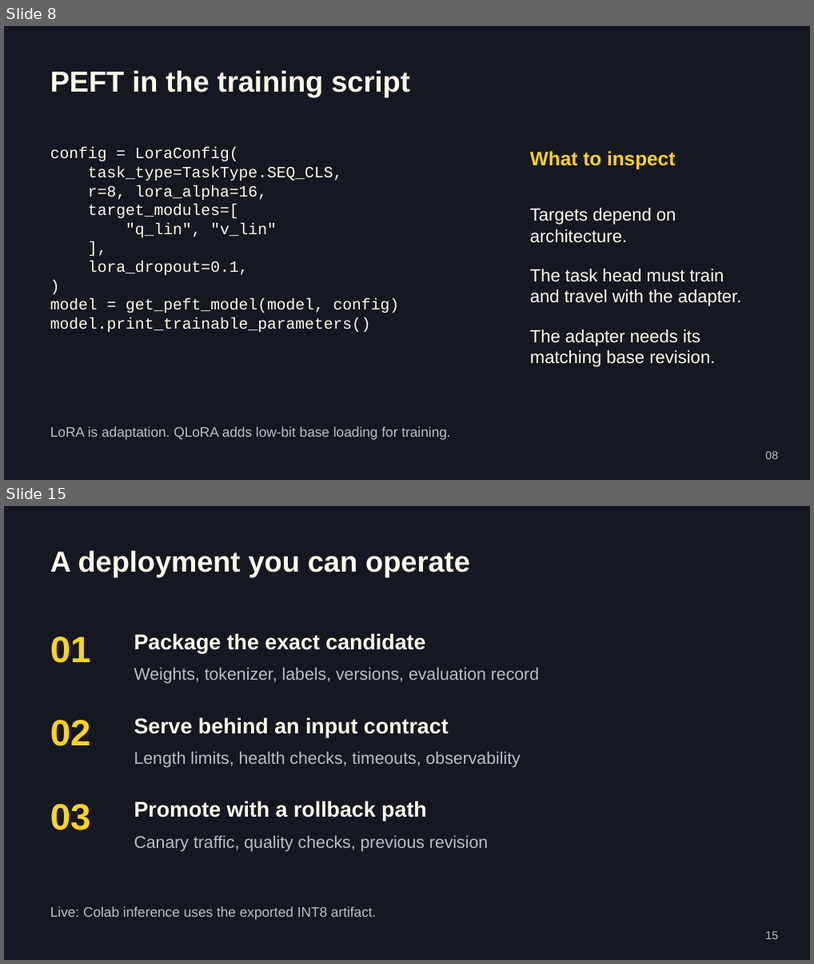
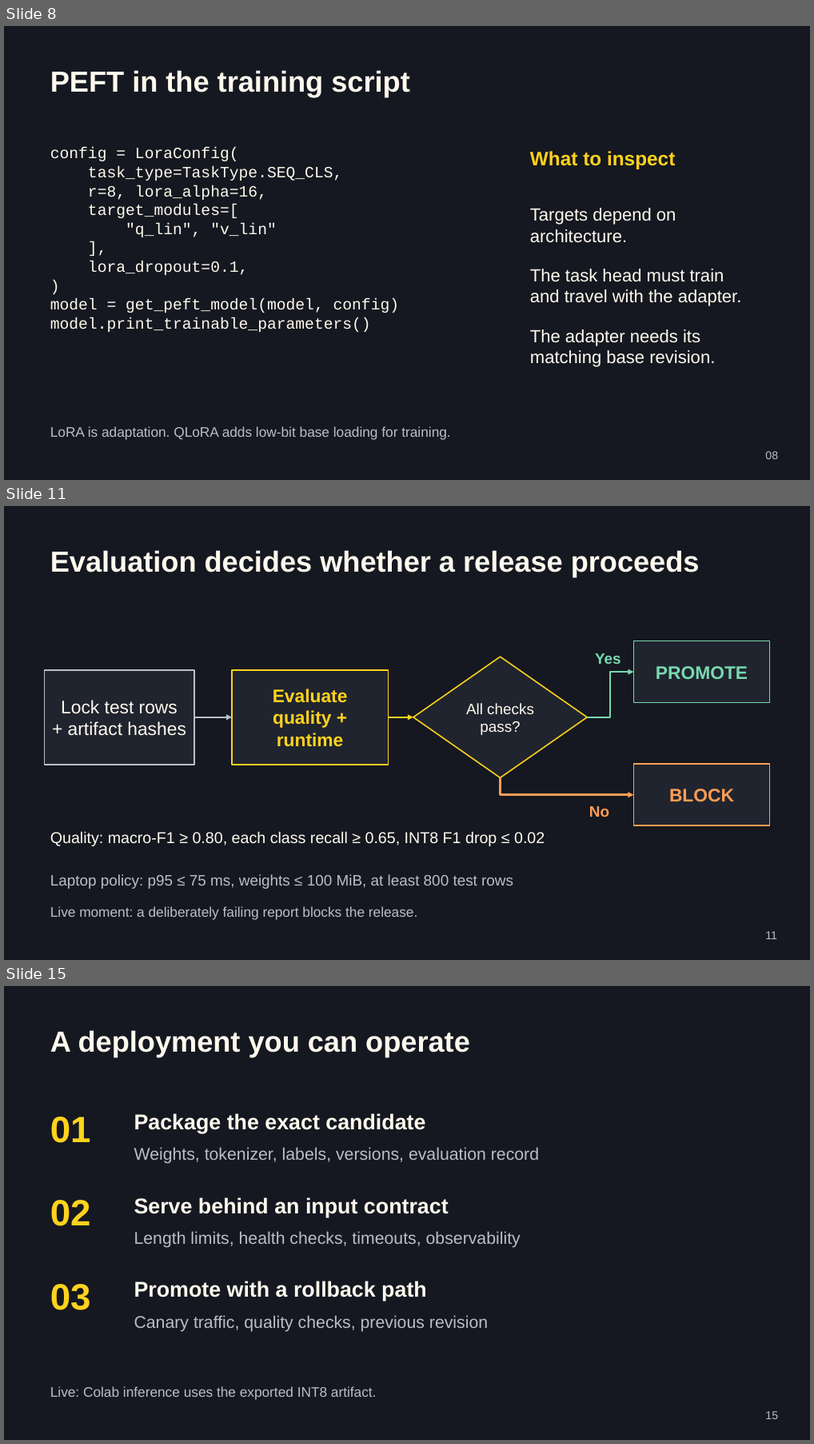
Before and after one commit to jemsbhai/bringing-the-heat, a slide deck: output/Bringing-the-Heat.pptx. Shown one above the other, each under a label of ours: slides 8 and 15 before the commit, slides 8, 11 and 15 after it; the slides between them are not shown. The pictures are 814x964 and 814x1444 pixels, drawn with LibreOffice and Linux fonts; fonts in the diff are those of the drawing. Boxes give left, top, right and bottom in pixels: in the first picture for what was removed or moved away, otherwise in the second. Text is boxed around its words. In the diff, an @@ line names an element or a change of style, - is before the commit and + after.

```diff
--- a/output/Bringing-the-Heat.pptx
+++ b/output/Bringing-the-Heat.pptx
@@ slide 11 added at box(4, 506, 810, 960), background #151820 @@
@@ text added at box(50, 550, 700, 577), 34.5 pt, text #FFF9ED, bold @@
+Evaluation decides whether a release proceeds
@@ rectangle added at box(634, 641, 770, 703), fill #20242E, outline #78D9B0 1.5 pt, 21.8 pt, text #78D9B0, bold @@
+PROMOTE
@@ rectangle added at box(45, 670, 194, 764), fill #20242E, outline #B9BECA 1.5 pt, 21.8 pt, text #FFF9ED @@
+Lock test rows
++ artifact hashes
@@ rectangle added at box(232, 670, 388, 764), fill #20242E, outline #FFD21E 1.5 pt, 21.8 pt, text #FFD21E, bold @@
+Evaluate
+quality + runtime
@@ diamond added at box(414, 656, 588, 778), fill #20242E, outline #FFD21E 1.5 pt, 18 pt, text #FFF9ED @@
+All checks
+pass?
@@ elbow arrow added from (588, 717) to (634, 672), #78D9B0 2.25 pt @@
@@ text added at box(595, 653, 622, 664), 18 pt, text #78D9B0, bold @@
+Yes
@@ arrow added from (194, 717) to (232, 717), #B9BECA 2.25 pt @@
@@ arrow added from (388, 717) to (414, 717), #FFD21E 2.25 pt @@
@@ rectangle added at box(634, 764, 770, 825), fill #20242E, outline #FF9D55 1.5 pt, 21.8 pt, text #FF9D55, bold @@
+BLOCK
@@ elbow arrow added from (501, 778) to (634, 795), #FF9D55 2.25 pt @@
@@ text added at box(590, 806, 610, 816), 18 pt, text #FF9D55, bold @@
+No
@@ text added at box(50, 831, 545, 846), 18.8 pt, text #FFF9ED @@
+Quality: macro-F1 ≥ 0.80, each class recall ≥ 0.65, INT8 F1 drop ≤ 0.02
@@ text added at box(50, 874, 514, 888), 18 pt, text #B9BECA @@
+Laptop policy: p95 ≤ 75 ms, weights ≤ 100 MiB, at least 800 test rows
@@ text added at box(50, 906, 418, 920), 16.5 pt, text #B9BECA @@
+Live moment: a deliberately failing report blocks the release.
@@ text added at box(766, 931, 778, 939), 13.5 pt, text #B9BECA @@
+11
```
Also in this commit, not shown: 6 slides changed, 2 other slides added, 3 slides removed, 38 other files.
